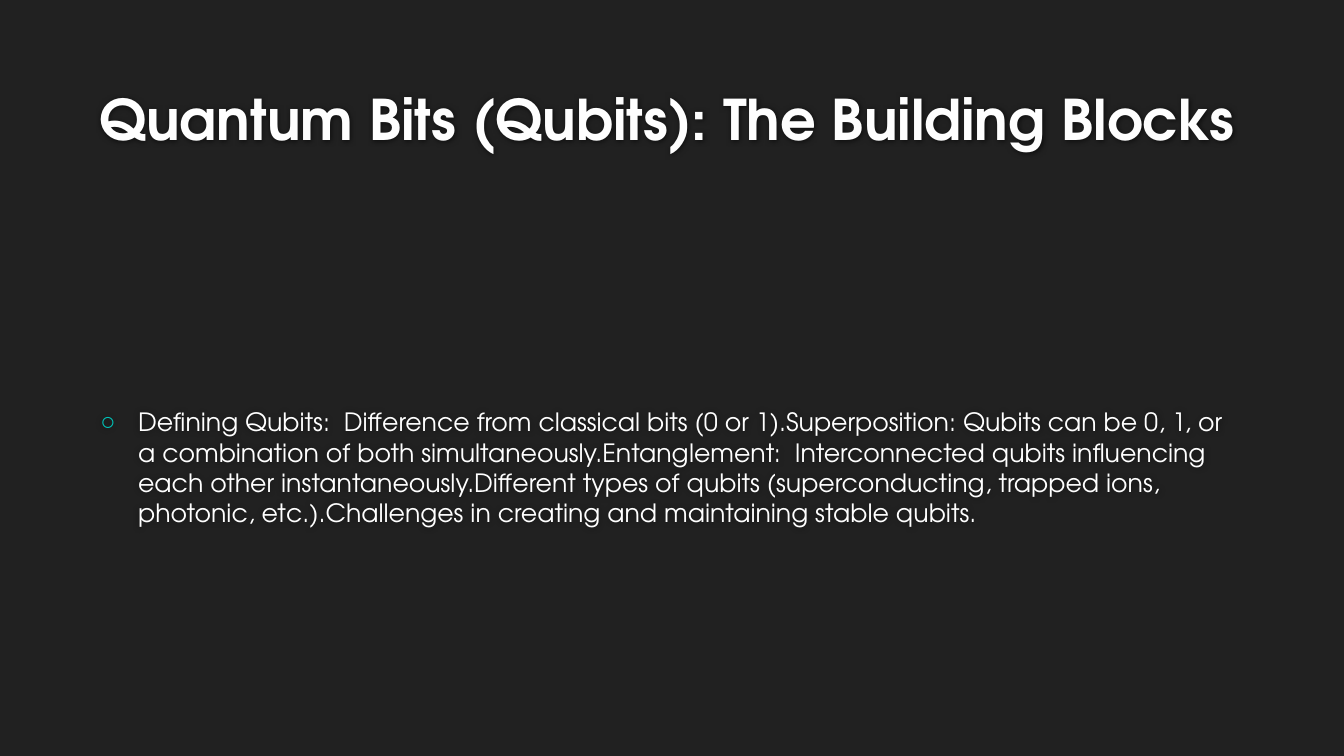
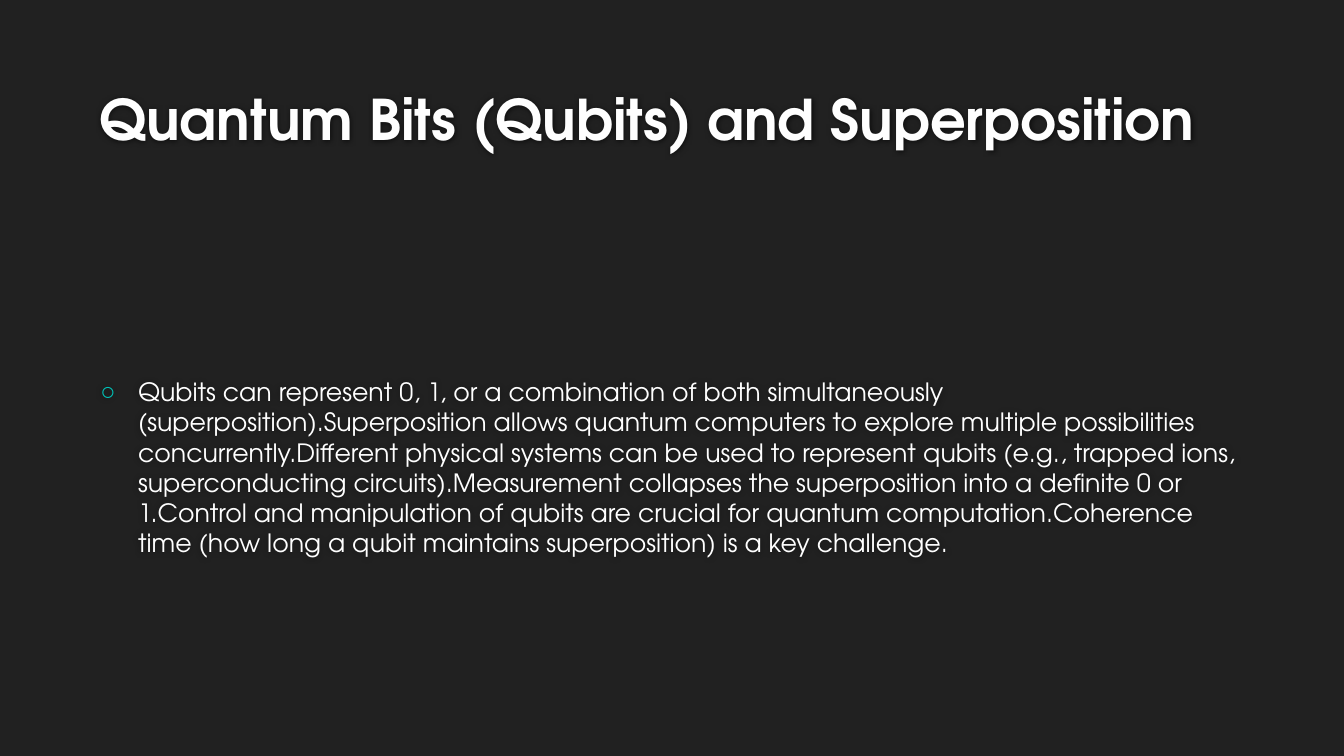
Before and after one commit to AdityaB-11/Pdf_to_presentation_GenAI, a slide deck: slide 5 of output/topic_quantum_computing_.pptx. Drawn at 1344x756 pixels with LibreOffice and Linux fonts; fonts in the diff are those of the drawing; background and template pictures are left out. Boxes give left, top, right and bottom in pixels: in the first picture for what was removed or moved away, otherwise in the second. Text is boxed around its words. In the diff, an @@ line names an element or a change of style, - is before the commit and + after.

```diff
--- a/output/topic_quantum_computing_.pptx
+++ b/output/topic_quantum_computing_.pptx
@@ title at [99,97,1195,154]: text changed @@
-Quantum Bits (Qubits): The Building Blocks
+Quantum Bits (Qubits) and Superposition
@@ text at [138,382,1235,558]: text changed @@
-○ Defining Qubits: Difference from classical bits (0 or 1).Superposition: Qubits can be 0, 1, or a combination of both simultaneously.Entanglement: Interconnected qubits influencing each other instantaneously.Different types of qubits (superconducting, trapped ions, photonic, etc.).Challenges in creating and maintaining stable qubits.
+○ Qubits can represent 0, 1, or a combination of both simultaneously (superposition).Superposition allows quantum computers to explore multiple possibilities concurrently.Different physical systems can be used to represent qubits (e.g., trapped ions, superconducting circuits).Measurement collapses the superposition into a definite 0 or 1.Control and manipulation of qubits are crucial for quantum computation.Coherence time (how long a qubit maintains superposition) is a key challenge.
```
Also in this commit, not shown: 8 other slides changed, 2 slides removed, 5 other files.
